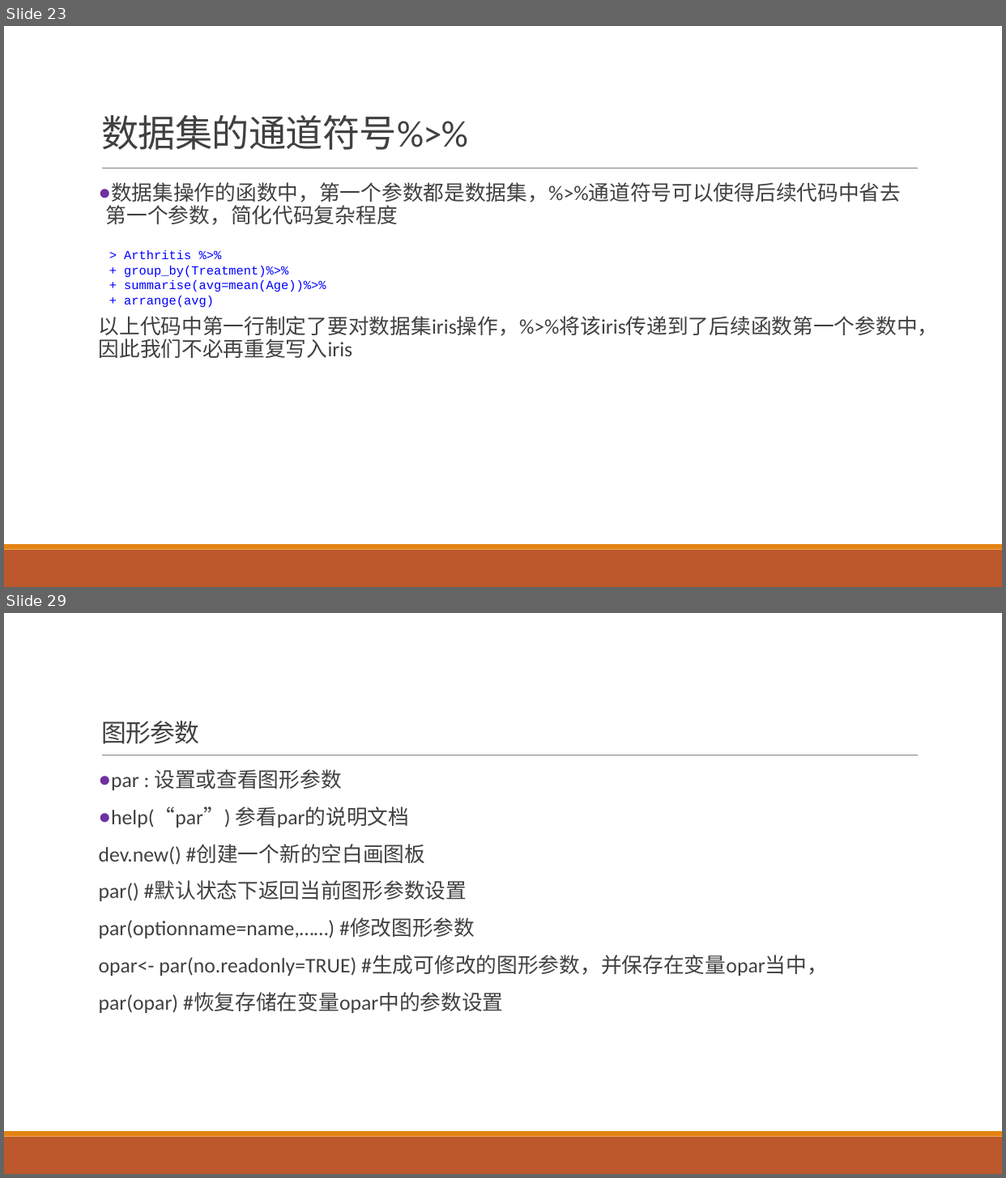
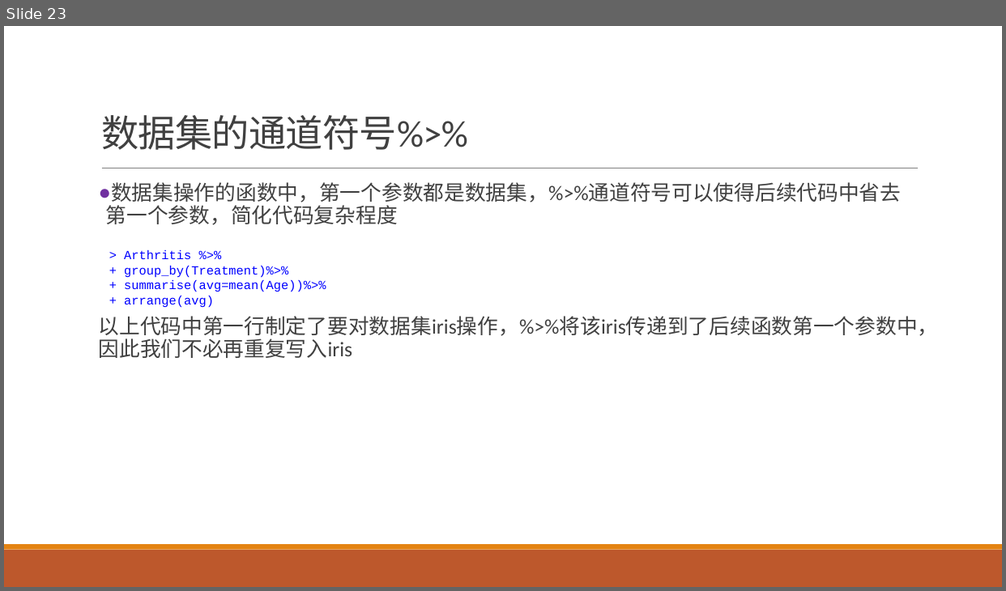
Before and after one commit to exoplanetX/DataAnalytics, a slide deck: 实验3-探索性分析.pptx. Shown one above the other, each under a label of ours: slides 23 and 29 before the commit, slide 23 after it; the slides between them are not shown. The pictures are 1006x1178 and 1006x591 pixels, drawn with LibreOffice and Linux fonts; fonts in the diff are those of the drawing. Boxes give left, top, right and bottom in pixels: in the first picture for what was removed or moved away, otherwise in the second. Text is boxed around its words. In the diff, an @@ line names an element or a change of style, - is before the commit and + after.

```diff
--- a/实验3-探索性分析.pptx
+++ b/实验3-探索性分析.pptx
@@ slide 29 removed at bbox=[4, 613, 1002, 1174], background #FFFFFF; not listed: 3 template elements that a slide beside it also shows @@
@@ title removed at bbox=[101, 721, 199, 744] @@
-图形参数
@@ text removed at bbox=[99, 769, 828, 1013] @@
-● par : 设置或查看图形参数
-● help(“par”) 参看par的说明文档
-dev.new() #创建一个新的空白画图板
-par() #默认状态下返回当前图形参数设置
-par(optionname=name,……) #修改图形参数
-opar<- par(no.readonly=TRUE) #生成可修改的图形参数，并保存在变量opar当中，
-par(opar) #恢复存储在变量opar中的参数设置
```
Also in this commit, not shown: 1 slide changed, 8 other slides removed, 4 other files.
